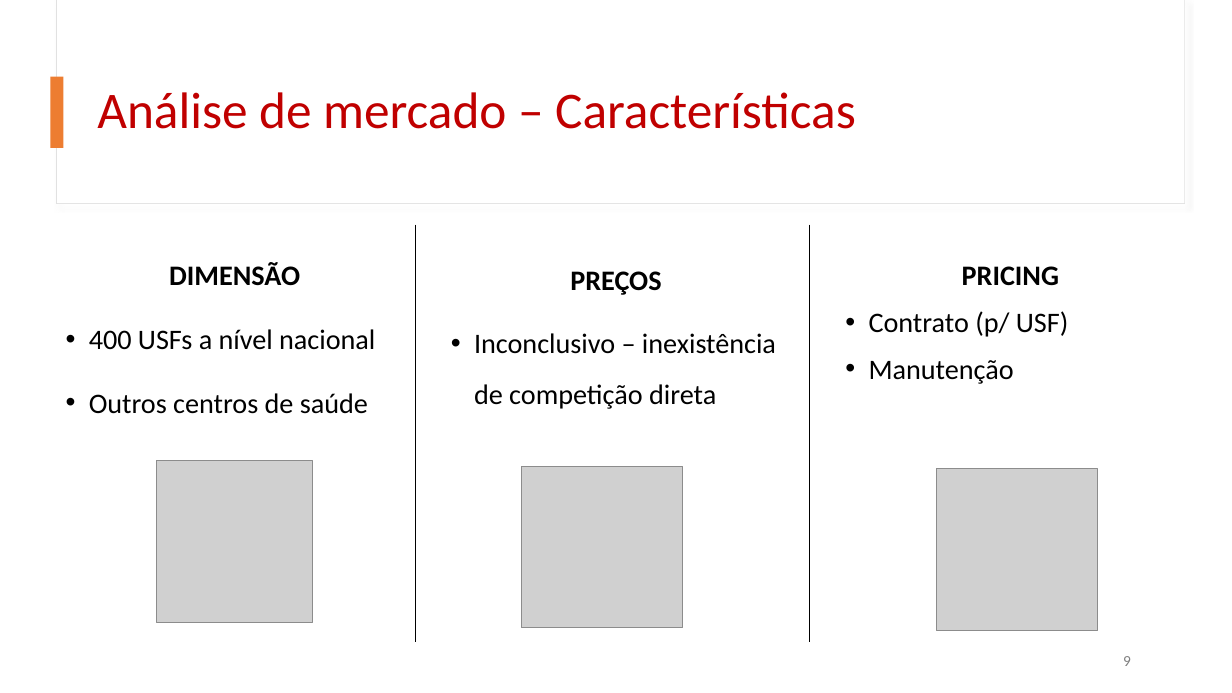
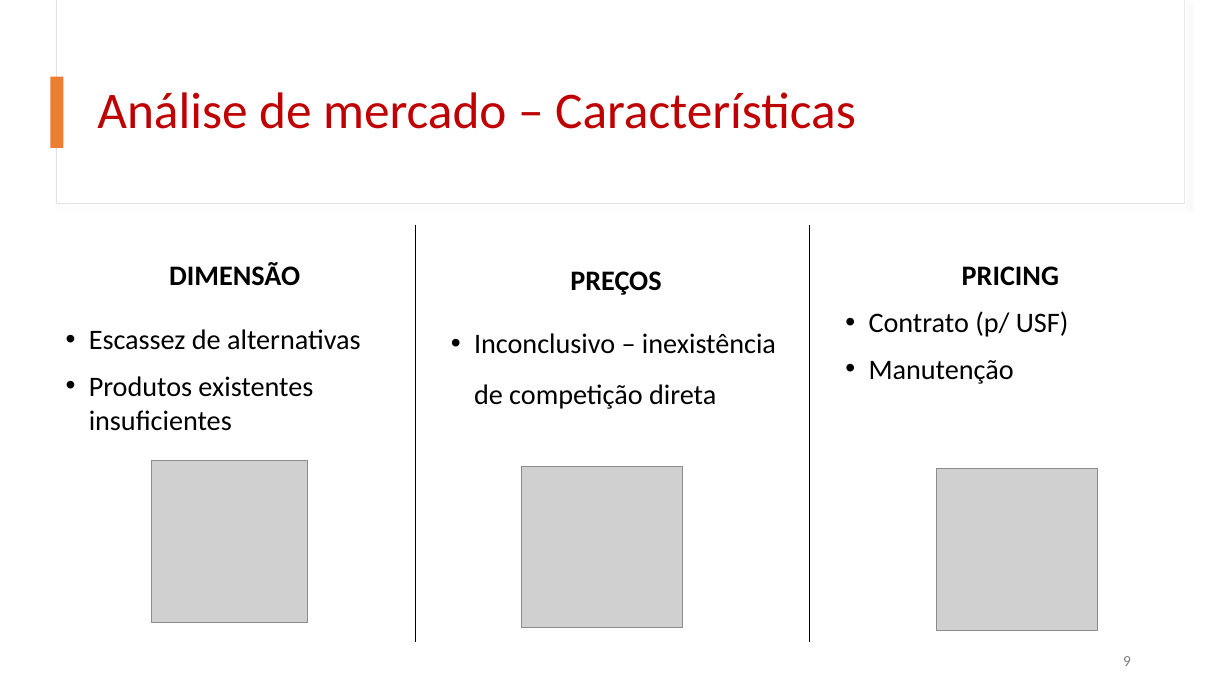
Before and after one commit to fliper6/USF-Portal_Utente, a slide deck: slide 9 of _apresentações/analise_mercado.pptx. Drawn at 1232x693 pixels with LibreOffice and Linux fonts; fonts in the diff are those of the drawing; grey boxes stand for pictures. Boxes give left, top, right and bottom in pixels: in the first picture for what was removed or moved away, otherwise in the second. Text is boxed around its words. In the diff, an @@ line names an element or a change of style, - is before the commit and + after.

```diff
--- a/_apresentações/analise_mercado.pptx
+++ b/_apresentações/analise_mercado.pptx
@@ text at (89, 329, 360, 431): text changed @@
-• 400 USFs a nível nacional
-• Outros centros de saúde
+• Escassez de alternativas
+• Produtos existentes insuficientes
@@ picture: place and size @@
-picture at (156, 461, 312, 623)
+picture at (152, 461, 308, 623)
```
Also in this commit, not shown: 2 other slides changed, 5 other files.
